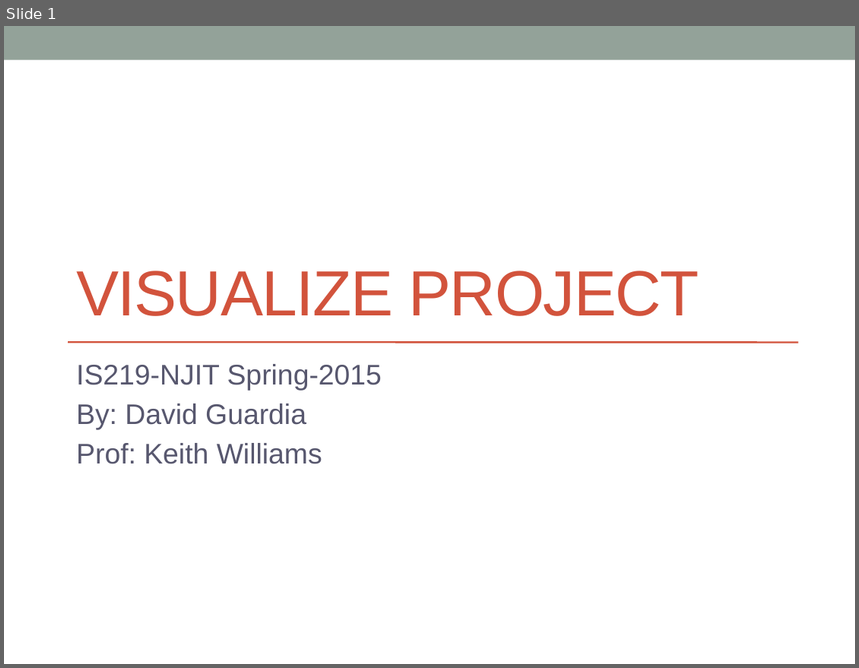
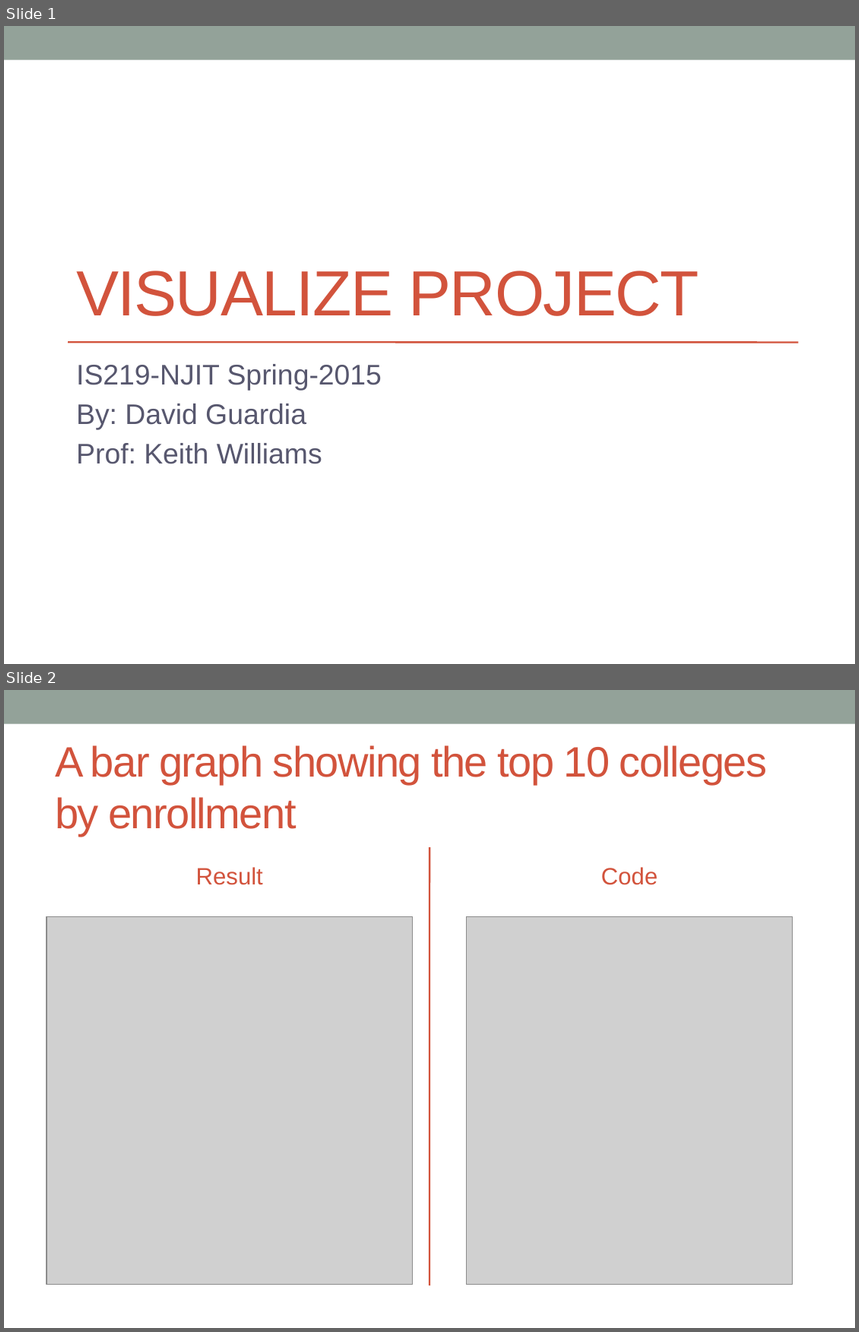
Before and after one commit to dguardia/visualization219, a slide deck: public/is219presentation.pptx. Shown one above the other, each under a label of ours: slide 1 before the commit, slides 1 and 2 after it. The pictures are 859x668 and 859x1332 pixels, drawn with LibreOffice and Linux fonts; fonts in the diff are those of the drawing; grey boxes stand for pictures. Boxes give left, top, right and bottom in pixels: in the first picture for what was removed or moved away, otherwise in the second. Text is boxed around its words. In the diff, an @@ line names an element or a change of style, - is before the commit and + after.

```diff
--- a/public/is219presentation.pptx
+++ b/public/is219presentation.pptx
@@ slide 2 added at bbox=[4, 690, 855, 1328], background #FFFFFF; not listed: 1 template element that a slide beside it also shows @@
@@ title added at bbox=[55, 745, 768, 835], 36 pt, text #D2533C @@
+A bar graph showing the top 10 colleges by enrollment
@@ line added from (430, 847) to (430, 1286), #D2533C 1.5 pt @@
@@ text added at bbox=[196, 867, 263, 885], 20 pt, text #D2533C @@
+Result
@@ text added at bbox=[601, 867, 658, 885], 20 pt, text #D2533C @@
+Code
@@ picture added at bbox=[47, 917, 413, 1285] @@
@@ picture added at bbox=[467, 917, 793, 1285] @@
```
Also in this commit, not shown: 12 other slides added, 4 slides removed, 1 other file.
